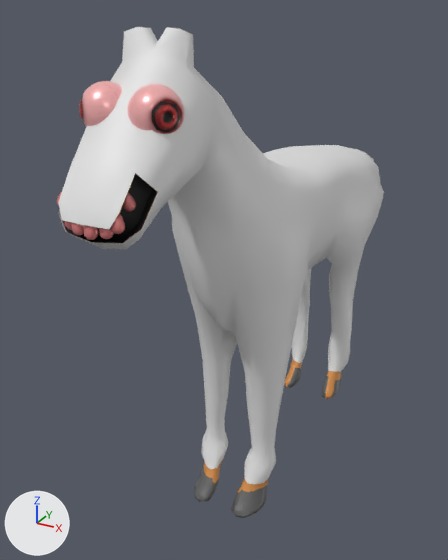
The Blender file models/horse/horse.blend as it was, and as the next commit left it.
One viewpoint serves both versions: a 50 mm lens placed at (1.013, -2.358, 1.993), pointed at (-0.141, -0.259, 0.944). Every picture has the same lights, and +X, +Y and +Z are marked at lower left.
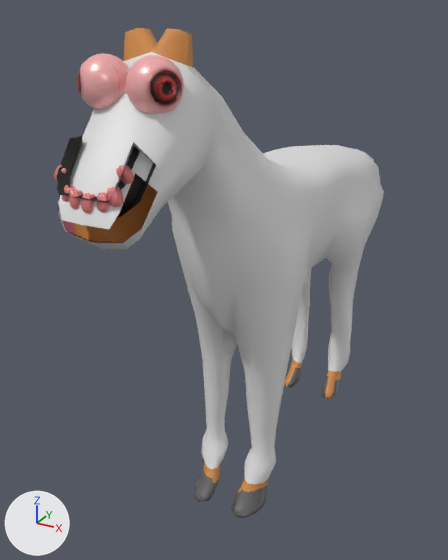
Commit message: added the horse pickup

What differs and where, as boxes (x1, y1, x2, y2) in the pictures (448 x 560 px):
'Cube', reshaped: before (58, 27, 384, 518); after (58, 28, 384, 518)
'Cube.002', moved: before (57, 81, 184, 243); after (54, 53, 184, 217)
'Cube.001', moved: before (97, 174, 153, 238); after (69, 139, 144, 211)
part 1 of me_cube_001, deleted: before (122, 27, 191, 65)

The edits, one by one:
me_cube_001 is used by ob_cube; location (0.0, 0.0, 0.661).
me_cube_001 had 1542 vertices, 1527 faces and spanned x -0.29..0.29, y -1.24..0.92, z -0.65..1.29.
me_cube_001 now has 1533 vertices, 1512 faces and spans x -0.29..0.29, y -1.24..0.92, z -0.65..1.28.
me_cube_001 part 1: 8 vertices removed from x -0.09..0.09, y -0.91..-0.85, z 1.27..1.29.
Object 'Cube.001' (ob_cube_001) moves from (0.0, 0.0, 0.659) to (0.0, 0.0, 0.728).
Object 'Cube.002' (ob_cube_002) moves from (0.0, 0.0, 0.659) to (0.0, 0.0, 0.728).
